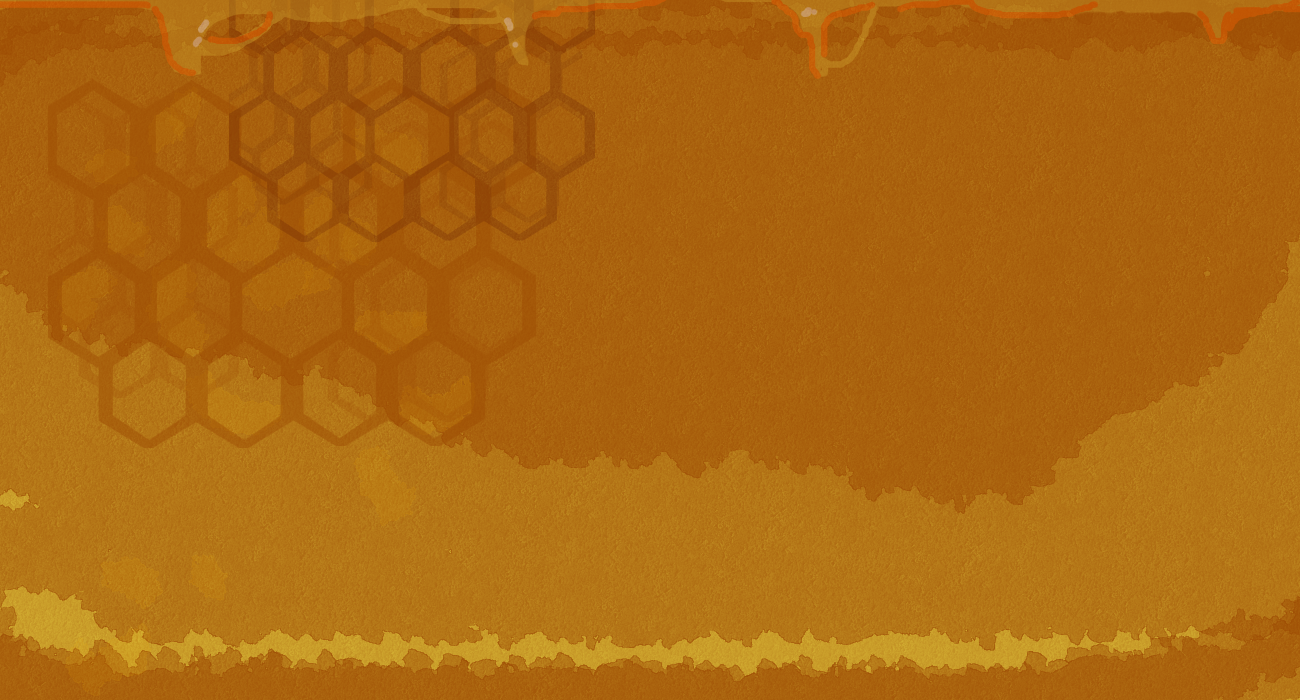
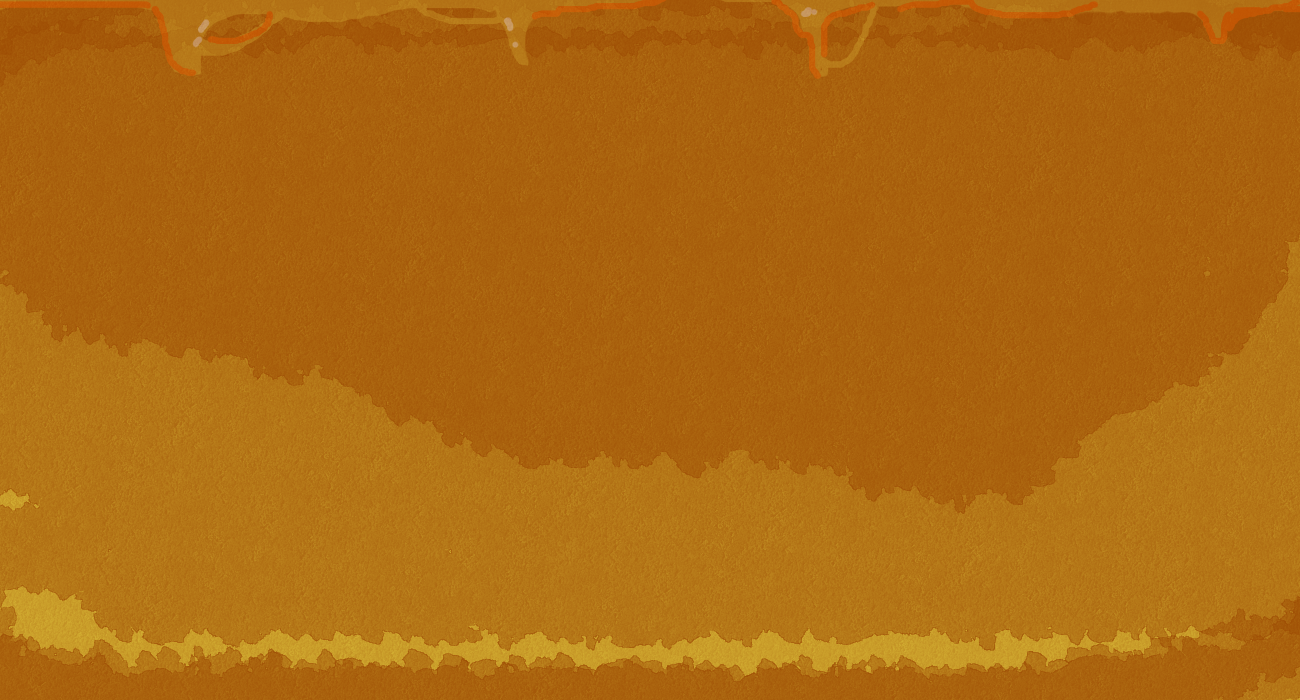
Layers edited between the first and the second 1300 × 700 image:
painted on "Layer 20" over [48, 0, 595, 256]
hid "Layer 18 Copy 4", painted on it over [48, 0, 595, 256]
hid "Layer 18 Copy 2", painted on it over [48, 0, 595, 512]
hid "Layer 19", painted on it over [48, 0, 512, 696]
painted on "Layer 4" over [48, 0, 595, 696]
